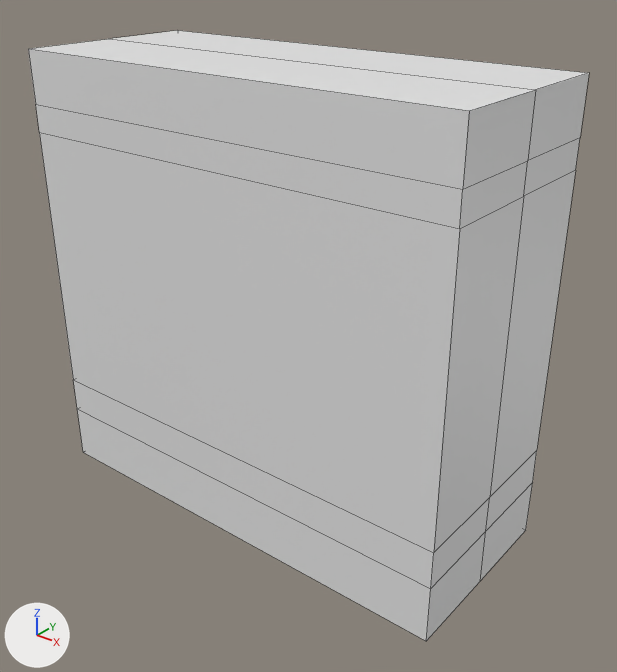
Two versions of the Blender file Env_Wall_Windowed_A .blend, one commit apart.
Rendered twice from a camera (50 mm lens) standing at (11.7, -40.7, 59.4) and looking at (-38.2, 21.7, 20.7). The lights are fixed; the arrows at lower left show +X, +Y and +Z. The picture after the commit comes second. Mesh edges are drawn as thin lines.
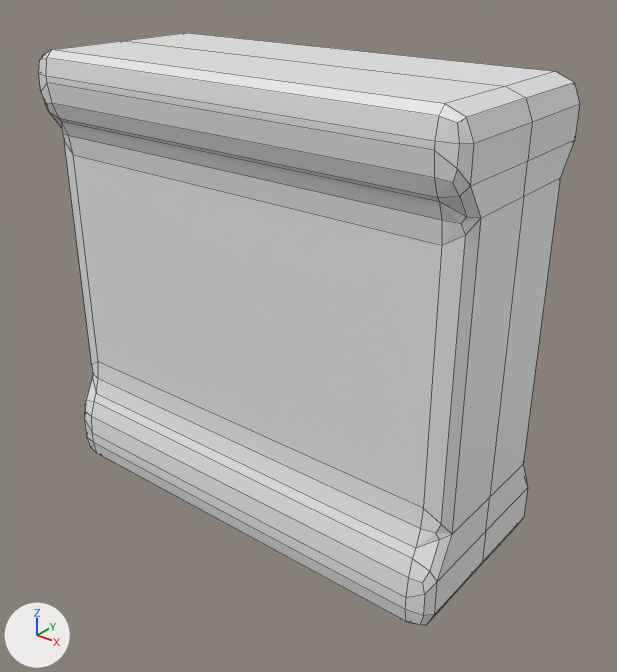
What differs and where, as boxes [x1, y1, x2, y2] in the pictures (617 x 672 px; the box of a moved part takes in the faces that stretch with it):
'Cube', reshaped, modifiers changed
    before: [28, 30, 589, 641]
    after: [39, 33, 580, 625]
part 1 of me_cube_003, moved or reshaped
    before: [36, 104, 580, 589]
    after: [45, 103, 574, 593]

Patch to the scene script:
```diff
--- a/Env_Wall_Windowed_A .blend.py
+++ b/Env_Wall_Windowed_A .blend.py
@@ me_cube_003 @@
 me_cube_003.from_pydata(...)  # 24 vertices, 17 faces; spans x -1.0..1.0, y 0.0..1.0, z -1.0..1.0
 # used by ob_cube; location = (-40.9, 21.6, 24.1); scale = (24.7, 10.2, 23.8)
 # before: 4 (-1.0, 1.0, 0.65), 5 (1.0, 1.0, 0.65) at pixel (575, 170), 10 (-1.0, 1.0, -0.57), 11 (1.0, 1.0, -0.57) at pixel (536, 450)
+# me_cube_003 part 1
+for i in [4, 5, 10, 11]: me_cube_003.vertices[i].co += Vector((0.0, -0.2, 0.0))
@@ ob_cube @@
 _m = ob_cube.modifiers.new('Mirror', 'MIRROR')
 _m.use_axis = (False, True, False)
+_m = ob_cube.modifiers.new('Bevel', 'BEVEL')
+_m.segments = 2
```
